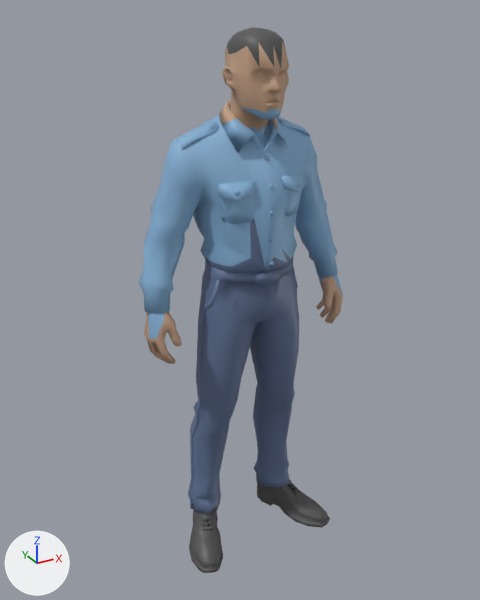
Two versions of the glTF model ASSETS/MODELS/official/ENEMY_FID_MALE_LIGHT.glb, one commit apart.
Camera for both pictures: a 50 mm lens placed at (-0.565, -0.985, 1.028), pointed at (-0.013, 0.02, 0.525). The lights are fixed; the arrows at lower left show +X, +Y and +Z. The first picture is the older version. Vertices at exactly the same position are counted once.

Names of what the first picture shows: 'Enemy'.
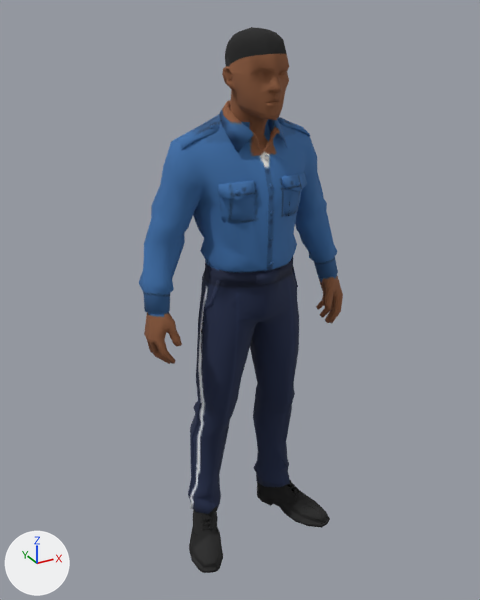
Pixel boxes (x1, y1, x2, y2) of what changed, in the pictures (480 x 600 px):
'Enemy', recoloured, surface changed (darker)
    both: (139, 27, 343, 573)
part 1 of me_tripo_mesh_470a40cc_f44f_415d_83a2_1b5dd455f564, recoloured
    both: (144, 42, 343, 364)
part 2 of me_tripo_mesh_470a40cc_f44f_415d_83a2_1b5dd455f564, recoloured (dark grey to black)
    both: (225, 27, 286, 68)
part 3 of me_tripo_mesh_470a40cc_f44f_415d_83a2_1b5dd455f564, recoloured (darker)
    both: (139, 102, 343, 339)
part 4 of me_tripo_mesh_470a40cc_f44f_415d_83a2_1b5dd455f564, recoloured (darker)
    both: (188, 215, 299, 514)
part 5 of me_tripo_mesh_470a40cc_f44f_415d_83a2_1b5dd455f564, recoloured (darker)
    both: (189, 480, 330, 573)

What changed in the scene script:
```text
Add img_enemy_atlas:
    img_enemy_atlas = load_image('enemy_atlas', '_unpacked/enemy_atlas', 1024, 512, 'sRGB')
Add mat_enemy_atlas:
    mat_enemy_atlas = principled_material('Enemy_atlas')
    mat_enemy_atlas.texture = img_enemy_atlas
    mat_enemy_atlas.roughness = 0.9
Change me_tripo_mesh_470a40cc_f44f_415d_83a2_1b5dd455f564:
    where me_tripo_mesh_470a40cc_f44f_415d_83a2_1b5dd455f564.from_pydata(...)  # 2996 vertices, 4999 faces; spans x -0.207..0.207, y -0.093..0.094, z 0.0..0.999
    used by ob_enemy; location = (0.0, 0.0, 0.0)
    me_tripo_mesh_470a40cc_f44f_415d_83a2_1b5dd455f564 part 1: all 788 faces that had it switch from mat_enemy_skin (beige #c4a084) to mat_enemy_atlas (picture img_enemy_atlas)
    me_tripo_mesh_470a40cc_f44f_415d_83a2_1b5dd455f564 part 2: all 141 faces that had it switch from mat_enemy_hair (dark grey #535353) to mat_enemy_atlas (picture img_enemy_atlas)
    me_tripo_mesh_470a40cc_f44f_415d_83a2_1b5dd455f564 part 3: all 1552 faces that had it switch from mat_enemy_shirt (blue #84afd4) to mat_enemy_atlas (picture img_enemy_atlas)
    me_tripo_mesh_470a40cc_f44f_415d_83a2_1b5dd455f564 part 4: all 1142 faces that had it switch from mat_enemy_trousers (blue #607193) to mat_enemy_atlas (picture img_enemy_atlas)
    me_tripo_mesh_470a40cc_f44f_415d_83a2_1b5dd455f564 part 5: all 1376 faces that had it switch from mat_enemy_shoes (dark grey #4f4f4f) to mat_enemy_atlas (picture img_enemy_atlas)
    me_tripo_mesh_470a40cc_f44f_415d_83a2_1b5dd455f564 part 6: texture (UV) coordinates changed
```
